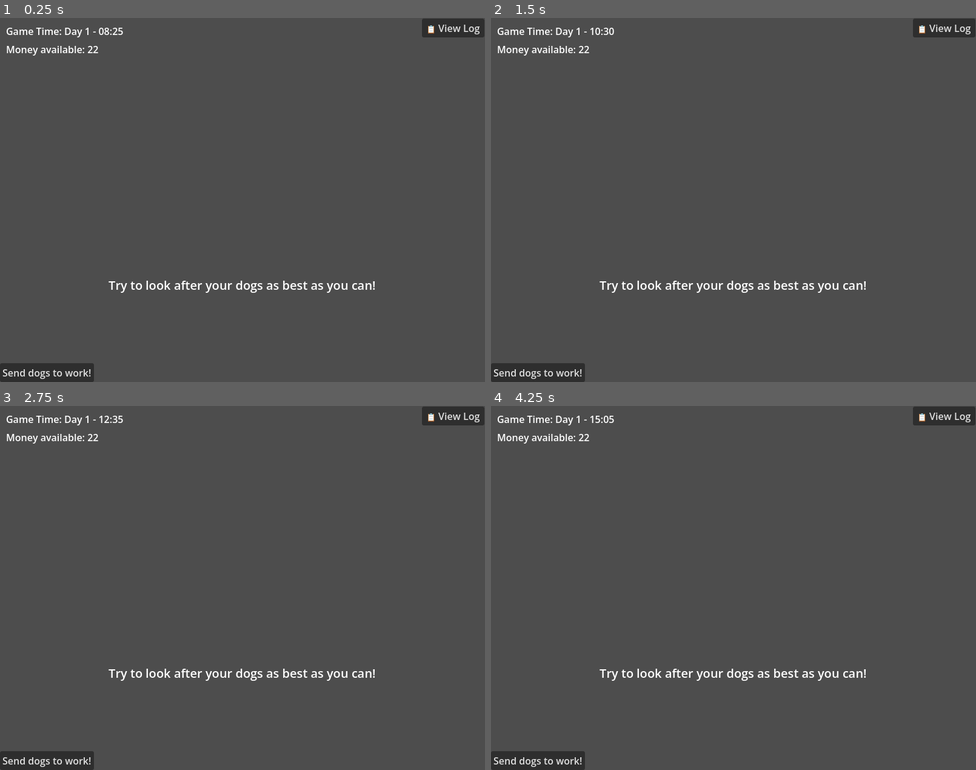
Above: before the commit, frames 1-4 (two rows, left to right).
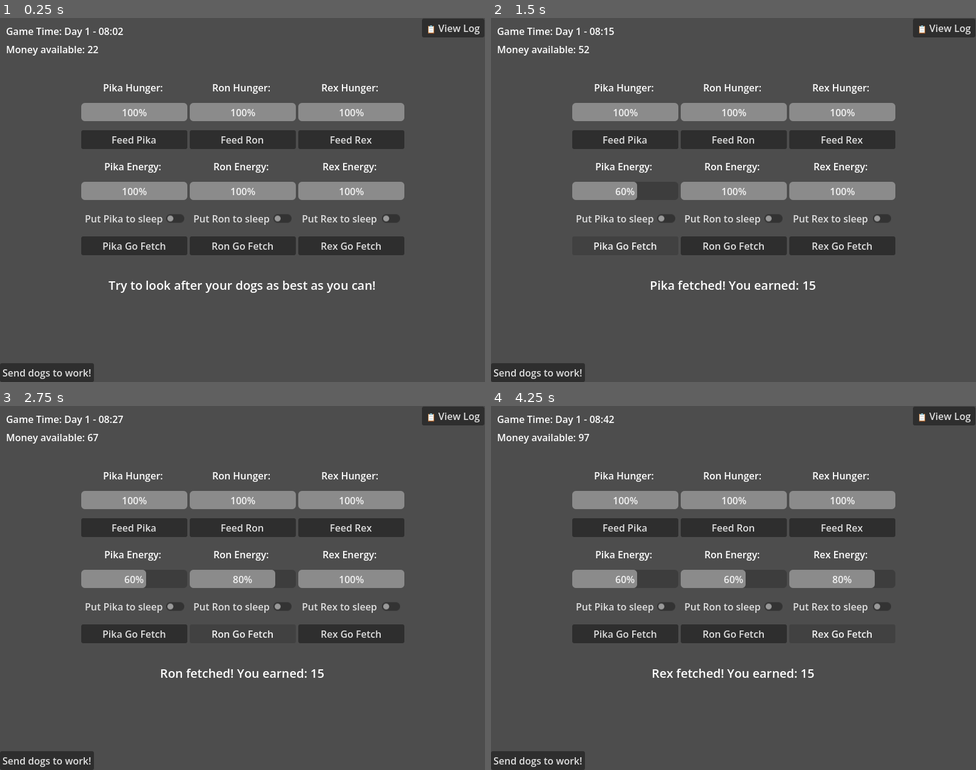
Above: after the commit, the same moments.

Repository: lukaMis/kennel-simulator
Game: Godot game, scene res://scenes/main.tscn
The game is run twice, just before and just after one commit, with the same random seed, the same clock (stepped at 60 frames per second) and the same inputs.
Inputs (mouse positions are in pixels of both pictures, inside the frame that each line leads up to):
- Up to frame 1 (0.25 s): no input
- Up to frame 2 (1.5 s): click (626, 247) at 0.5 s, where only the run after the commit has a clickable "Pika Go Fetch"; click (626, 247) at 1.25 s, where only the run after the commit has a clickable "Pika Go Fetch"
- Up to frame 3 (2.75 s): click (242, 635) at 2 s, where only the run after the commit has a clickable "Ron Go Fetch"
- Up to frame 4 (4.25 s): click (733, 635) at 2.75 s, where only the run after the commit has a clickable "Ron Go Fetch"; click (840, 635) at 3.5 s, where only the run after the commit has a clickable "Rex Go Fetch"

The runs differ from the first frame. In frame 1, 14% of the frame differs, in the area x 16-84%, y 2-66%; in frame 2, 14%; in frame 3, 13%; in frame 4, 13%.

Commit message:
customs_staging_modal finnaly shows buttons with dogs name to add to work shift roster

Diff:
--- a/scenes/customs_staging_modal.tscn
+++ b/scenes/customs_staging_modal.tscn
@@ -46,26 +46,31 @@
 text = "Customs Border Contract"
 
 [node name="HSeparator" type="HSeparator" parent="ModalPanel/MarginContainer/VBoxContainer" unique_id=8380501]
+custom_minimum_size = Vector2(0, 10)
 layout_mode = 2
 
 [node name="ContentSplit" type="HBoxContainer" parent="ModalPanel/MarginContainer/VBoxContainer" unique_id=64468025]
 layout_mode = 2
+size_flags_vertical = 3
 
-[node name="LeftColumn" type="VBoxContainer" parent="ModalPanel/MarginContainer/VBoxContainer/ContentSplit" unique_id=1950561516]
+[node name="LeftColumn" type="PanelContainer" parent="ModalPanel/MarginContainer/VBoxContainer/ContentSplit" unique_id=1957942644]
 layout_mode = 2
 size_flags_horizontal = 3
 
-[node name="RosterLabel" type="Label" parent="ModalPanel/MarginContainer/VBoxContainer/ContentSplit/LeftColumn" unique_id=16970869]
+[node name="VBoxContainer" type="VBoxContainer" parent="ModalPanel/MarginContainer/VBoxContainer/ContentSplit/LeftColumn" unique_id=1755499995]
+layout_mode = 2
+
+[node name="RosterLabel" type="Label" parent="ModalPanel/MarginContainer/VBoxContainer/ContentSplit/LeftColumn/VBoxContainer" unique_id=16970869]
 layout_mode = 2
 text = "Available Dogs"
 
-[node name="ScrollContainer" type="ScrollContainer" parent="ModalPanel/MarginContainer/VBoxContainer/ContentSplit/LeftColumn" unique_id=1715716334]
+[node name="ScrollContainer" type="ScrollContainer" parent="ModalPanel/MarginContainer/VBoxContainer/ContentSplit/LeftColumn/VBoxContainer" unique_id=1715716334]
 layout_mode = 2
 size_flags_vertical = 3
 
-[node name="RosterList" type="VBoxContainer" parent="ModalPanel/MarginContainer/VBoxContainer/ContentSplit/LeftColumn/ScrollContainer" unique_id=962234618]
-custom_minimum_size = Vector2(175, 200)
+[node name="RosterList" type="VBoxContainer" parent="ModalPanel/MarginContainer/VBoxContainer/ContentSplit/LeftColumn/VBoxContainer/ScrollContainer" unique_id=962234618]
 layout_mode = 2
+size_flags_horizontal = 3
 size_flags_vertical = 3
 
 [node name="RightColumn" type="VBoxContainer" parent="ModalPanel/MarginContainer/VBoxContainer/ContentSplit" unique_id=298975624]
@@ -78,8 +83,10 @@
 
 [node name="TeamList" type="VBoxContainer" parent="ModalPanel/MarginContainer/VBoxContainer/ContentSplit/RightColumn" unique_id=175682579]
 layout_mode = 2
+size_flags_vertical = 3
 
 [node name="HSeparator2" type="HSeparator" parent="ModalPanel/MarginContainer/VBoxContainer" unique_id=1550351497]
+custom_minimum_size = Vector2(0, 10)
 layout_mode = 2
 
 [node name="ButtonRow" type="HBoxContainer" parent="ModalPanel/MarginContainer/VBoxContainer" unique_id=281579212]
--- a/scenes/time_engine_scene.tscn
+++ b/scenes/time_engine_scene.tscn
@@ -4,4 +4,4 @@
 
 [node name="TimeEngineScene" type="Node" unique_id=1530070152]
 script = ExtResource("1_okkis")
-time_multiplier = 6000.0
+time_multiplier = 600.0
--- a/scripts/customs_staging_modal.gd
+++ b/scripts/customs_staging_modal.gd
@@ -7,7 +7,7 @@
 # Adjust this path based on where you store your player's dogs in the kennel scene
 # For this example, assuming there is a DogManager autoload or node
 # var all_owned_dogs: Array[DogResource] = DogManager.get_all_dogs()
-@onready var roster_list: VBoxContainer = $ModalPanel/MarginContainer/VBoxContainer/ContentSplit/LeftColumn/ScrollContainer/RosterList
+@onready var roster_list: VBoxContainer = $ModalPanel/MarginContainer/VBoxContainer/ContentSplit/LeftColumn/VBoxContainer/ScrollContainer/RosterList
 @onready var team_list: VBoxContainer = $ModalPanel/MarginContainer/VBoxContainer/ContentSplit/RightColumn/TeamList
 @onready var button_start: Button = $ModalPanel/MarginContainer/VBoxContainer/ButtonRow/ButtonStart
 @onready var button_cancel: Button = $ModalPanel/MarginContainer/VBoxContainer/ButtonRow/ButtonCancel
@@ -46,6 +46,10 @@
 		#btn.text = "%s (Energy: %d)" % [dog.dog_name, dog.energy]
 		btn.text = "%s (Energy: %d)" % [dog.name, dog.energy]
 
+		# ADD THESE THREE LINES:
+		btn.custom_minimum_size = Vector2(0, 40) # Ensure they have height
+		btn.size_flags_horizontal = Control.SIZE_EXPAND_FILL # Force horizontal width
+
 		# Stat Validation: Lock out exhausted or sleeping dogs
 		if dog.energy < 20.0 or dog.is_sleeping:
 			btn.disabled = true
@@ -70,7 +74,7 @@
 
 	for dog in selected_team:
 		var lbl = Label.new()
-		lbl.text = "- %s" % dog.dog_name
+		lbl.text = "- %s" % dog.name
 		team_list.add_child(lbl)
 
 	# Enable the Start button only if at least 1 dog is selected
--- a/scripts/dog_manager.gd
+++ b/scripts/dog_manager.gd
@@ -18,7 +18,7 @@
 
 	# Loop directly over the Autoload array to build the kennel
 	for dog_data in GlobalState.master_dog_roster:
-		#_spawn_dog(dog_data)
+		_spawn_dog(dog_data)
 		pass
 
 	# NEW: Tune into the cosmic broadcast!
